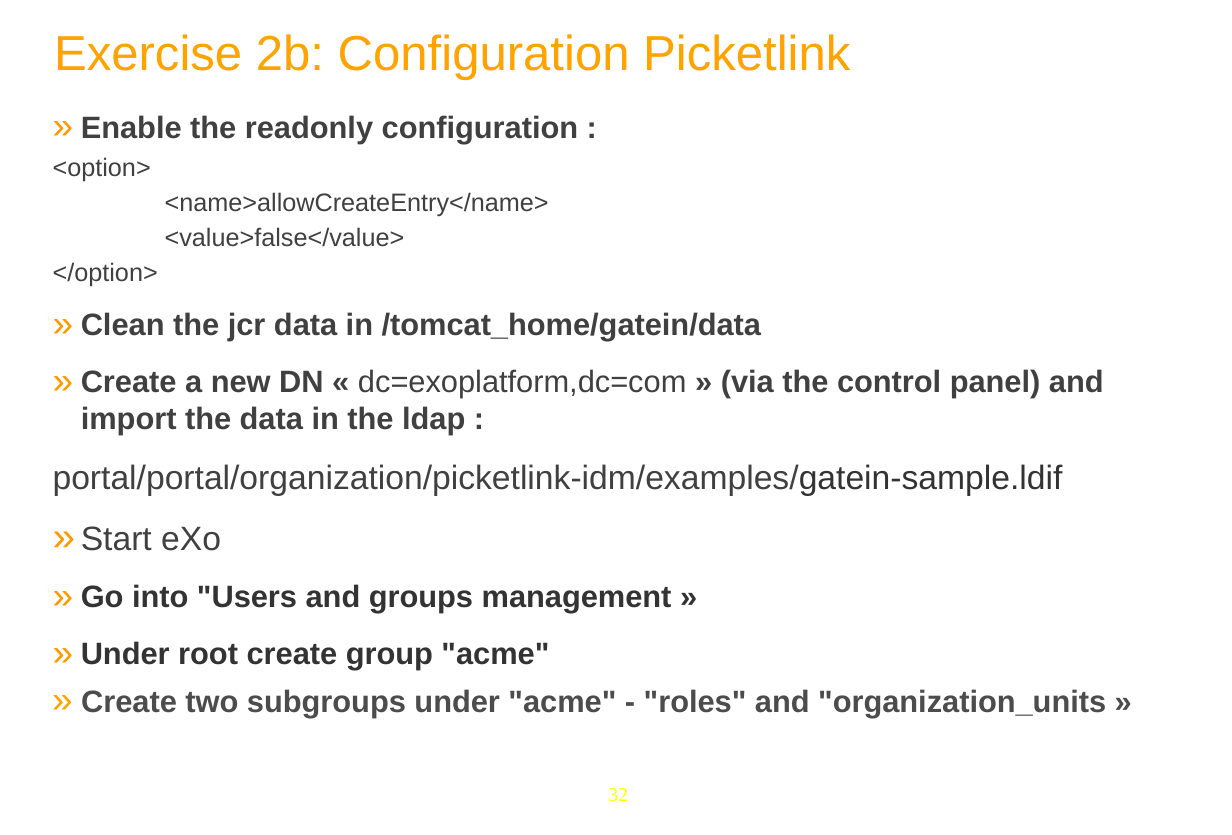
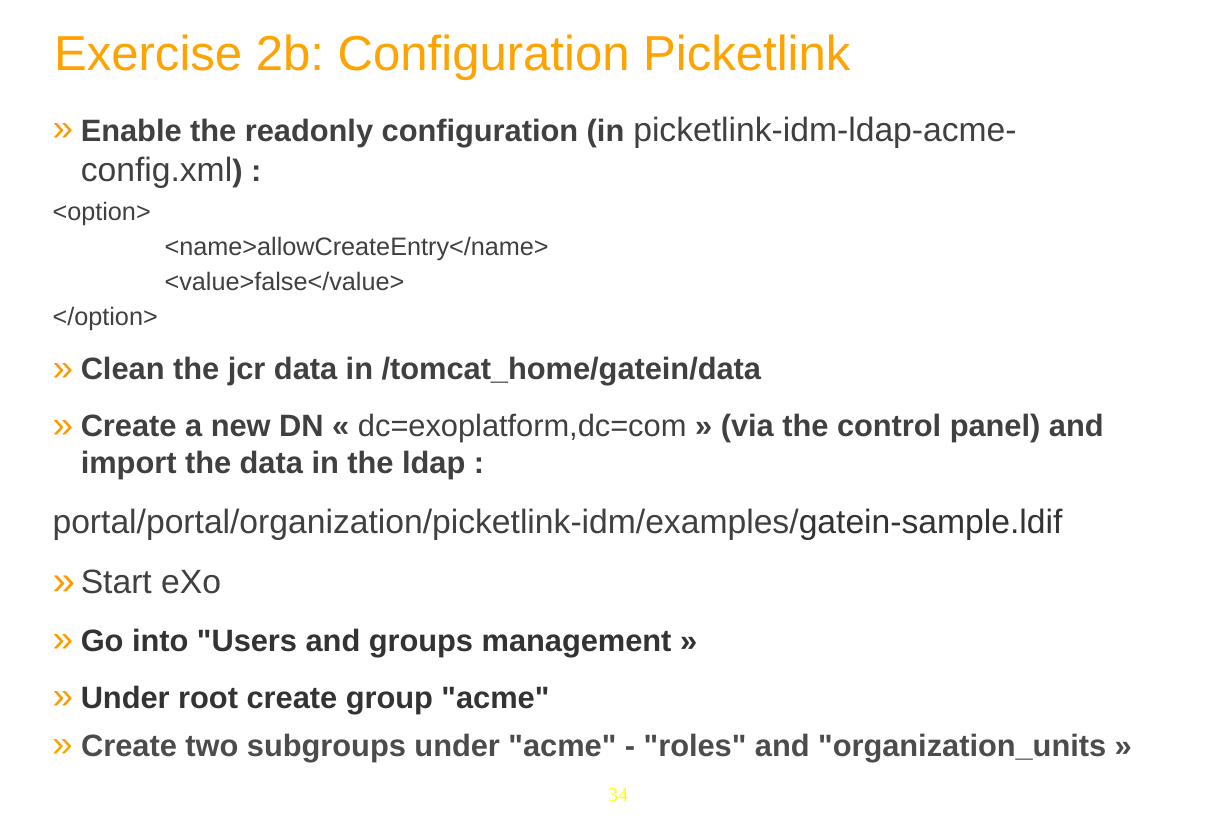
Before and after one commit to anhvurz90/training, a slide deck: slide 34 of exo-sysAdmin/970-LdapConfig-XSys.pptx (slide 32 before the commit). Drawn at 1232x835 pixels with LibreOffice and Linux fonts; fonts in the diff are those of the drawing; background and template pictures are left out. Boxes give left, top, right and bottom in pixels: in the first picture for what was removed or moved away, otherwise in the second. Text is boxed around its words. In the diff, an @@ line names an element or a change of style, - is before the commit and + after.

Commit message:
New ldap corrections

```diff
--- a/exo-sysAdmin/970-LdapConfig-XSys.pptx
+++ b/exo-sysAdmin/970-LdapConfig-XSys.pptx
@@ text at (81,116,1016,188): text changed @@
-» Enable the readonly configuration :
+» Enable the readonly configuration (in picketlink-idm-ldap-acme-config.xml) :
@@ page number at (608,788,628,802): text changed @@
-32
+34
```
Also in this commit, not shown: 7 other slides changed, 2 slides added.
